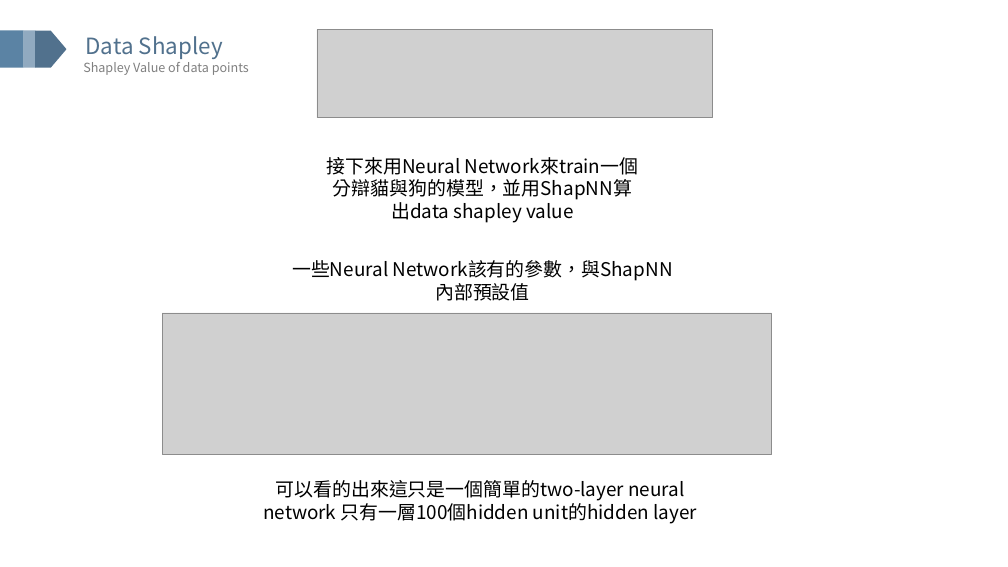
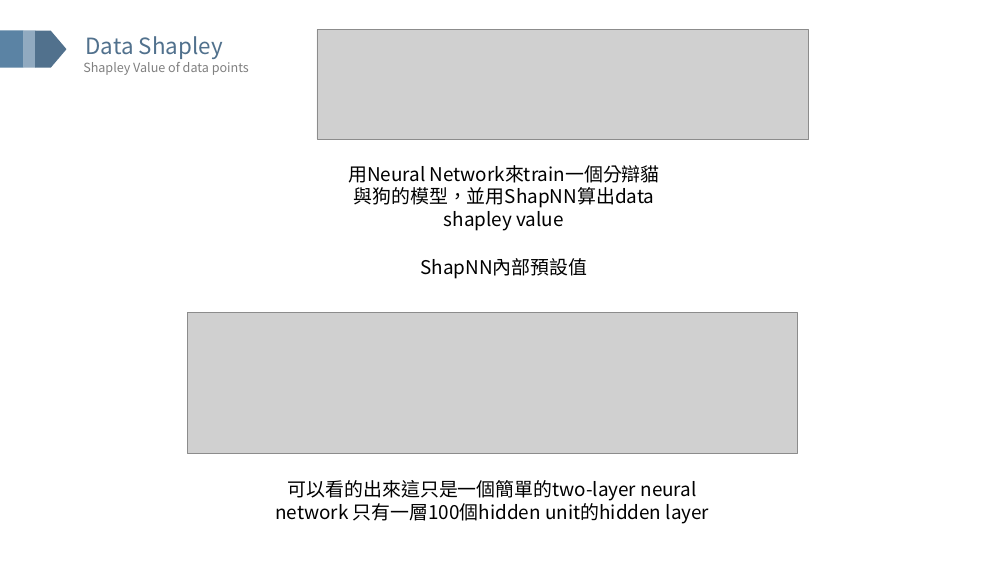
Before and after one commit to GISH123/Cathay-Holdings-CIP-Projects-for-Interpretable-Machine-Learning, a slide deck: slide 38 of IML(version 4,detailed,no anim).pptx. Drawn at 1008x567 pixels with LibreOffice and Linux fonts; fonts in the diff are those of the drawing; grey boxes stand for pictures. Boxes give left, top, right and bottom in pixels: in the first picture for what was removed or moved away, otherwise in the second. Text is boxed around its words. In the diff, an @@ line names an element or a change of style, - is before the commit and + after.

```diff
--- a/IML(version 4,detailed,no anim).pptx
+++ b/IML(version 4,detailed,no anim).pptx
@@ picture: place and size @@
-picture at bbox=[317, 29, 713, 118]
+picture at bbox=[317, 29, 808, 139]
@@ text at bbox=[348, 166, 655, 231]: text changed @@
-接下來用Neural Network來train一個分辯貓與狗的模型，並用ShapNN算出data shapley value
+用Neural Network來train一個分辯貓與狗的模型，並用ShapNN算出data shapley value
@@ text at bbox=[421, 258, 588, 279]: text changed @@
-一些Neural Network該有的參數，與ShapNN內部預設值
+ShapNN內部預設值
@@ picture: place and size @@
-picture at bbox=[162, 313, 771, 455]
+picture at bbox=[188, 312, 797, 454]
@@ text "可以看的出來這只是一個簡單的two-layer neural network 只有一層100個hidden unit的h ...": place and size @@
-text "可以看的出來這只是一個簡單的two-layer neural network 只有一層100個hidden unit的h ..." at bbox=[263, 480, 697, 524]
+text "可以看的出來這只是一個簡單的two-layer neural network 只有一層100個hidden unit的h ..." at bbox=[275, 480, 710, 524]
```
Also in this commit, not shown: 40 other slides changed, 2 slides added.
